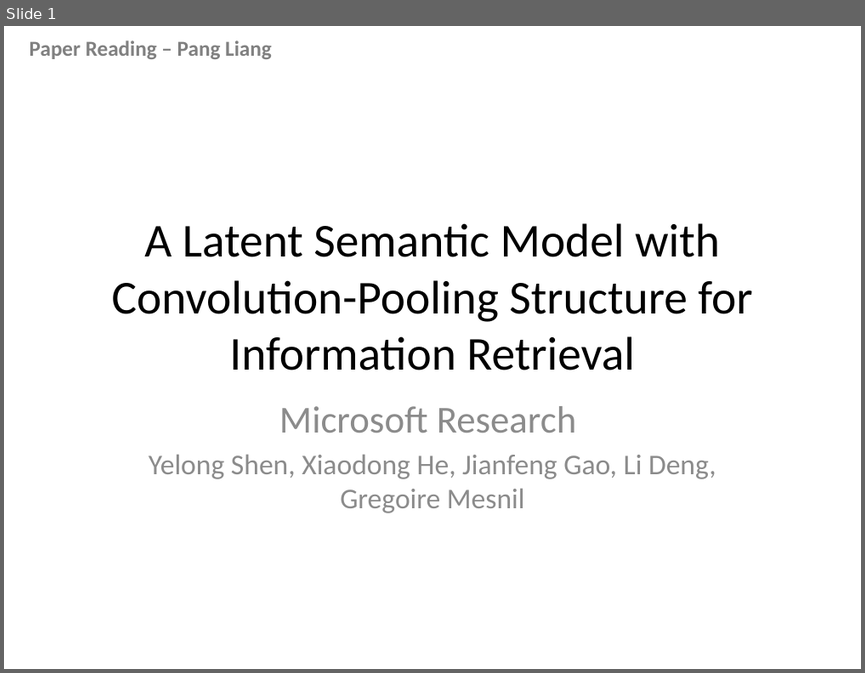
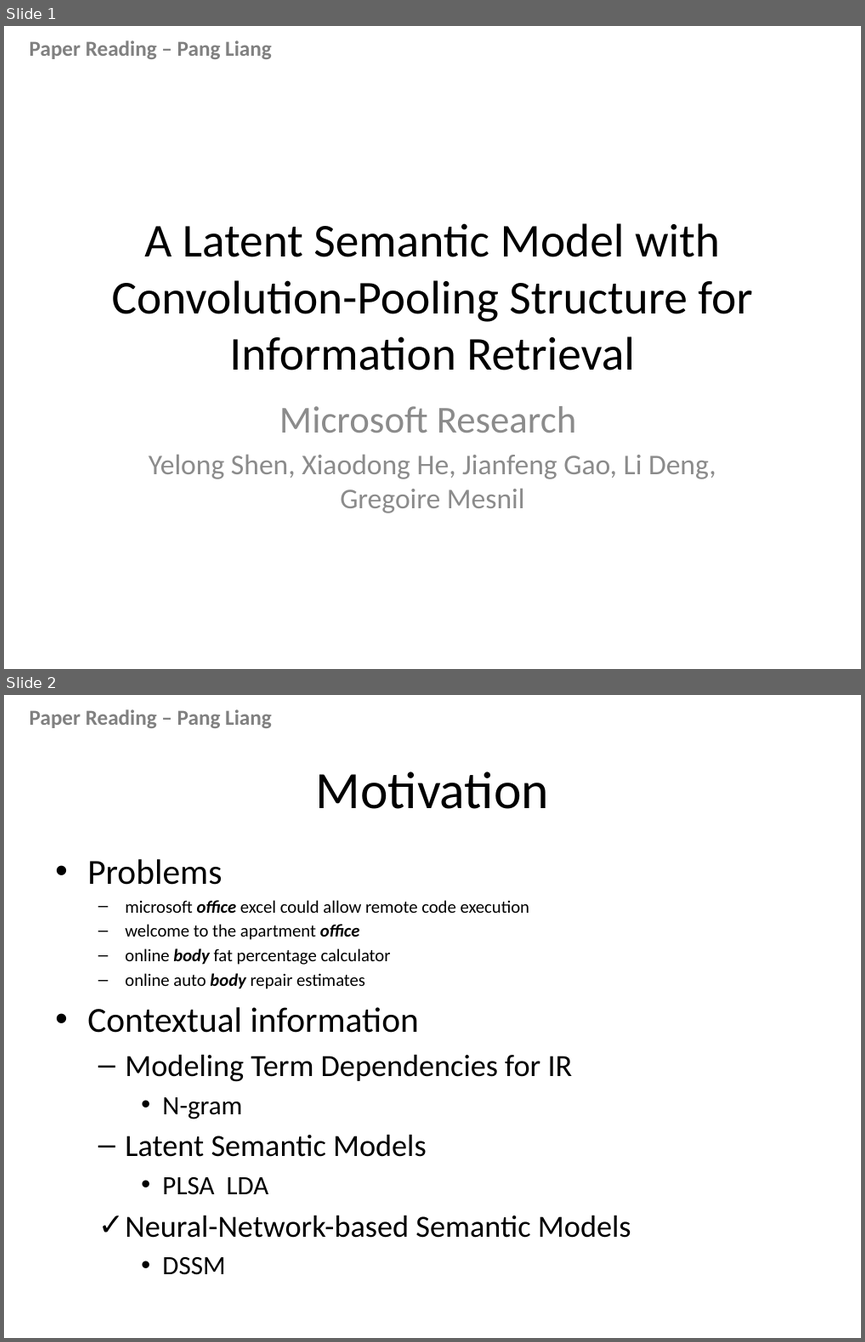
Before and after one commit to pl8787/exp_caffe, a slide deck: doc/Paper Reading.pptx. Shown one above the other, each under a label of ours: slide 1 before the commit, slides 1 and 2 after it. The pictures are 865x673 and 865x1342 pixels, drawn with LibreOffice and Linux fonts; fonts in the diff are those of the drawing. Boxes give left, top, right and bottom in pixels: in the first picture for what was removed or moved away, otherwise in the second. Text is boxed around its words. In the diff, an @@ line names an element or a change of style, - is before the commit and + after.

```diff
--- a/doc/Paper Reading.pptx
+++ b/doc/Paper Reading.pptx
@@ slide 2 added at bbox=[4, 695, 861, 1338], background #FFFFFF; not listed: 1 template element that a slide beside it also shows @@
@@ title added at bbox=[316, 771, 549, 809], 44 pt, text #000000 @@
+Motivation
@@ text added at bbox=[87, 859, 631, 1275], 14.8 pt, text #000000 @@
+• Problems
+  – microsoft office excel could allow remote code execution
+  – welcome to the apartment office
+  – online body fat percentage calculator
+  – online auto body repair estimates
+• Contextual information
+  – Modeling Term Dependencies for IR
+    • N-gram
+  – Latent Semantic Models
+    • PLSA LDA
+  ✓ Neural-Network-based Semantic Models
+    • DSSM
```
Also in this commit, not shown: 8 other slides added, 1 slide removed.
